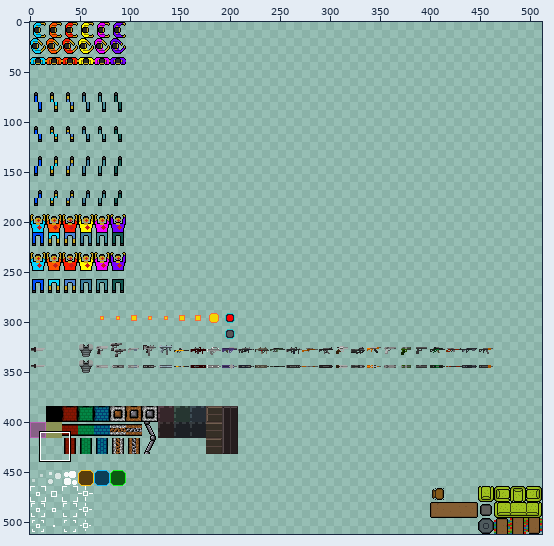
Sprite sheet: src/assets/imgs/bank.png. Above: a wide view before the commit, with the close-up outlined.
Close-up. Before the edit:
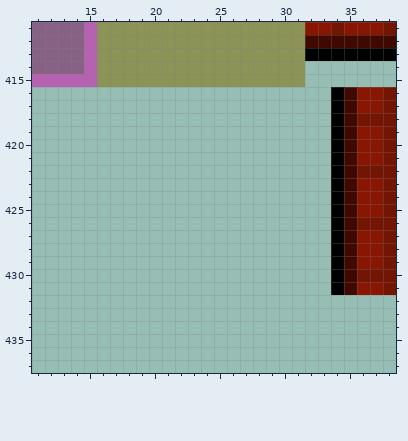
The file is 512x512 pixels. Colours within 5 levels of each other are drawn and written as one. Shown: x 11..38, y 411..437.
Once edited:
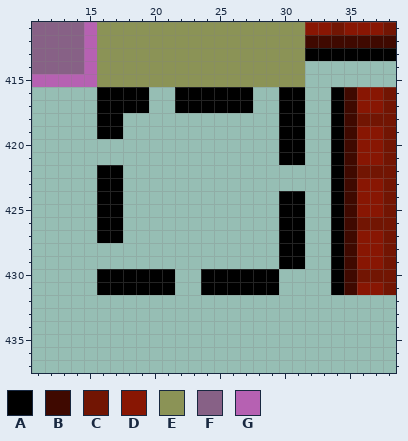
Palette (. is transparent): A #000000  B #3f0900  C #721503  D #881603  E #8b9356  F #876186  G #b661b2
Changes in this commit:
@@ x 11..38 @@
 415 GGGGGEEEEEEEEEEEEEEEE.......
-416 .......................ABDDC
-417 .......................ABDDC
-418 .......................ABCCC
-419 .......................ABDDC
-420 .......................ABDDC
-421 .......................ABDDC
-422 .......................ABCCC
-423 .......................ABDDC
-424 .......................ABDDC
-425 .......................ABDDC
-426 .......................ABCCC
-427 .......................ABDDC
-428 .......................ABDDC
-429 .......................ABDDC
-430 .......................ABCCC
-431 .......................ABDDC
+416 .....AAAA..AAAAAA..AA..ABDDC
+417 .....AAAA..AAAAAA..AA..ABDDC
+418 .....AA............AA..ABCCC
+419 .....AA............AA..ABDDC
+420 ...................AA..ABDDC
+421 ...................AA..ABDDC
+422 .....AA................ABCCC
+423 .....AA................ABDDC
+424 .....AA............AA..ABDDC
+425 .....AA............AA..ABDDC
+426 .....AA............AA..ABCCC
+427 .....AA............AA..ABDDC
+428 ...................AA..ABDDC
+429 ...................AA..ABDDC
+430 .....AAAAAA..AAAAAA....ABCCC
+431 .....AAAAAA..AAAAAA....ABDDC
 432 ............................
